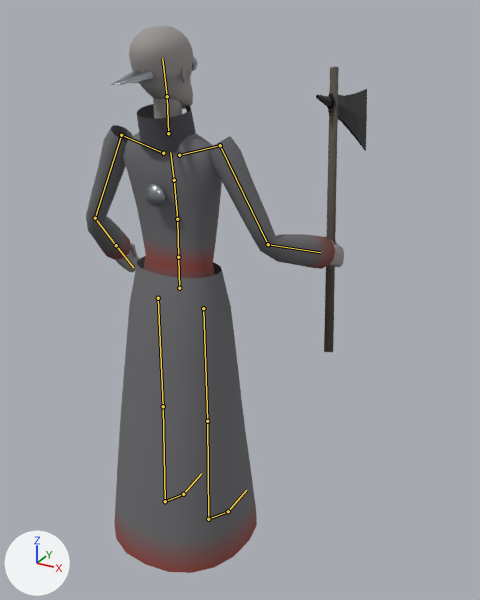
An edit to the glTF model assets/models/characters/inquisitor.glb, drawn before and after from the same camera.
Rendered twice from a 50 mm lens placed at (1.27, -1.86, 2.05), pointed at (0.08, 0.3, 0.97). Arrows for +X, +Y and +Z are at lower left; the lights stay in place. The first picture is the older version. Both versions are drawn at frame 27 of the action 'alert'; the numbers are the values there. The bones that change, and the others that lie on the model, are drawn over the model as lines.

Objects in the first picture: 'Inquisitor'.
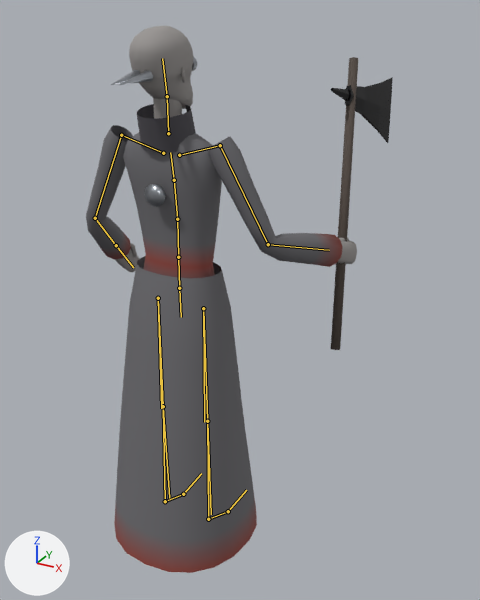
Where the change shows, as pixel boxes (x1, y1, x2, y2) in the pictures (480 x 600 px):
'Inquisitor', posed (9% wider): before (86, 26, 367, 573); after (86, 26, 393, 573)

The change in detail:
Bone 'RightUpperArm' (bone_rightupperarm) turns from (6, 1, 18) to (6, 9, 19) degrees about its own x, y and z.
